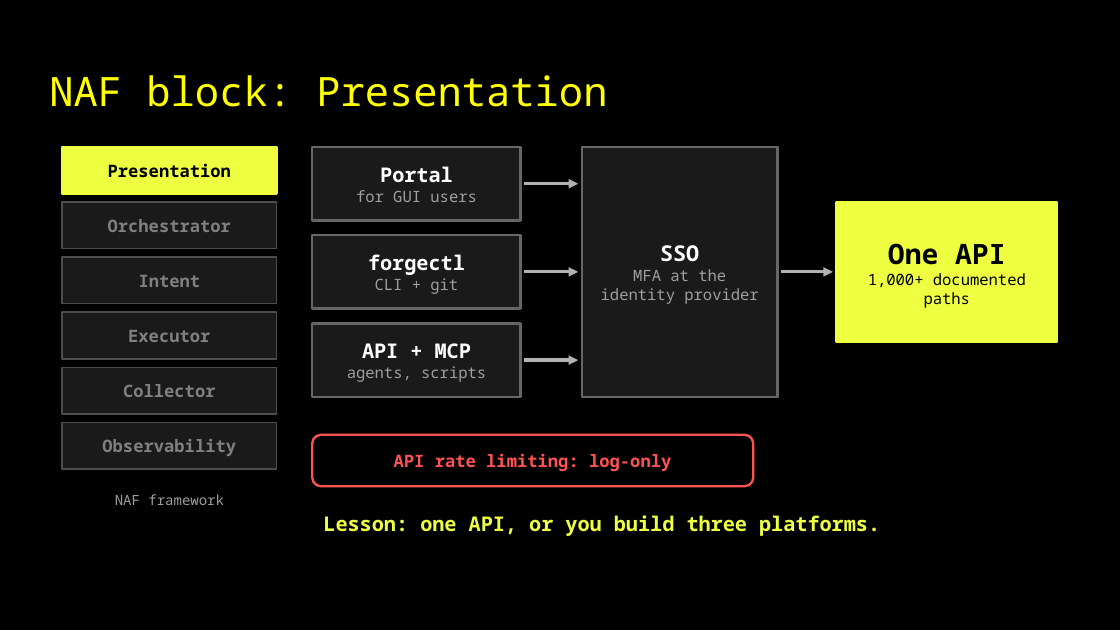
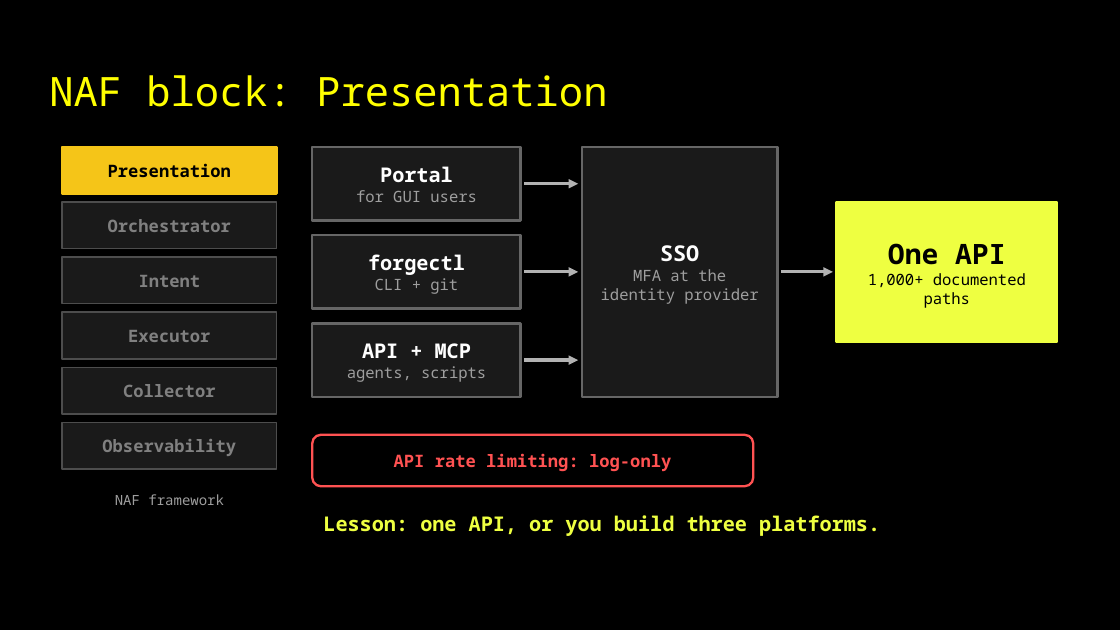
Before and after one commit to captainpacket/autocon6, a slide deck: slide 11 of slides/AC6_Every_Automation_Demo_Lies.pptx. Drawn at 1120x630 pixels with LibreOffice and Linux fonts; fonts in the diff are those of the drawing; background and template pictures are left out. Boxes give left, top, right and bottom in pixels: in the first picture for what was removed or moved away, otherwise in the second. Text is boxed around its words. In the diff, an @@ line names an element or a change of style, - is before the commit and + after.

```diff
--- a/slides/AC6_Every_Automation_Demo_Lies.pptx
+++ b/slides/AC6_Every_Automation_Demo_Lies.pptx
@@ rectangle "Presentation" at (63, 147, 277, 194): fill #EEFF41 to #F5C518; outline #EEFF41 1.5 pt to #F5C518 1.5 pt @@
```
Also in this commit, not shown: 17 other slides changed, 23 other files.
